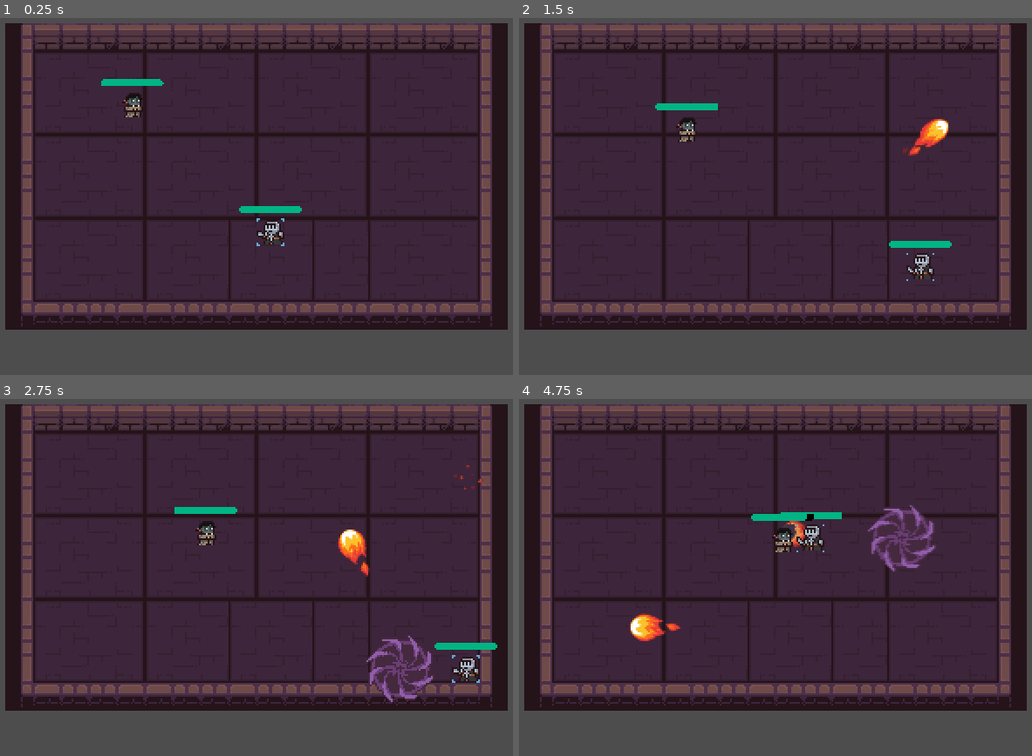
Above: before the commit, frames 1-4 (two rows, left to right).
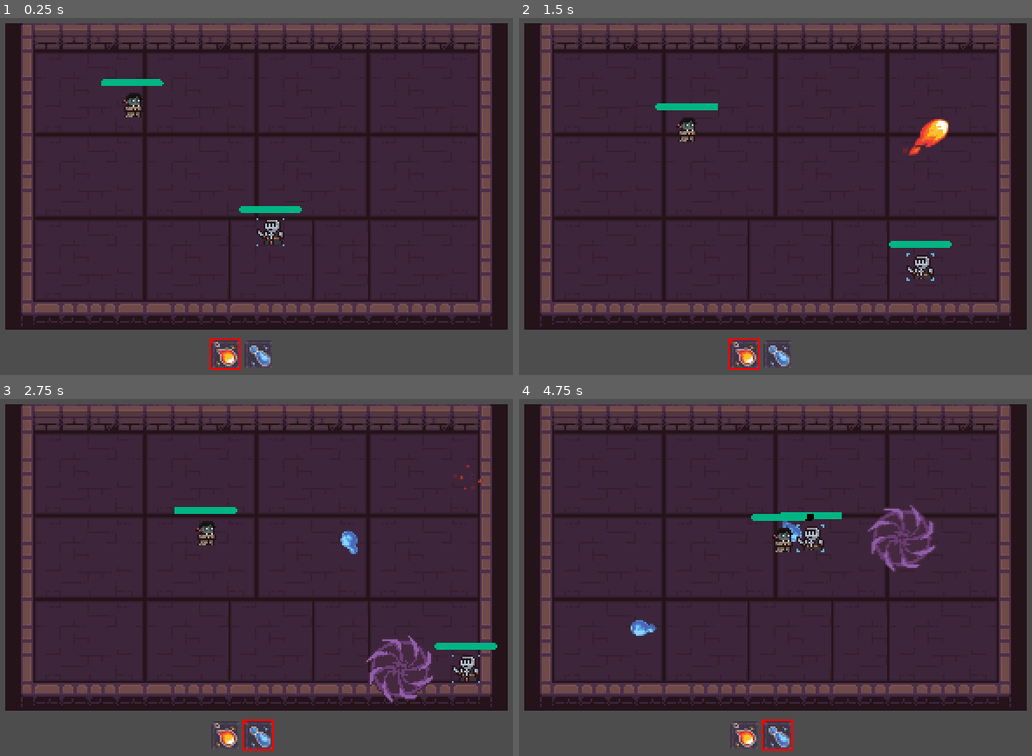
Above: after the commit, the same moments.

Repository: always-hehe-devs/top-down-game
Game: Godot game, scene res://World.tscn
Same seed, same stepped clock (60 frames per second), same inputs: the game is played once before the commit and once after it.
Inputs (mouse positions are in pixels of both pictures, inside the frame that each line leads up to):
- Up to frame 1 (0.25 s): no input
- Up to frame 2 (1.5 s): tap Enter at 0.5 s; move the mouse to (903, 153) at 0.52 s; press the mouse at (903, 153) at 0.53 s; hold Right (ui_right) 0.53-1.28 s; tap Q (attack_1, bound only after the commit) at 0.8, 1.35 s; move the mouse to (667, 192) at 1.27 s; release the mouse at (667, 192) at 1.28 s; hold Down (ui_down) from 1.28 s (still down)
- Up to frame 3 (2.75 s): tap E (attack_2, bound only after the commit) at 1.55, 2.1 s; move the mouse to (318, 463) at 2.02 s; release Down (ui_down) at 2.03 s; press the mouse at (318, 463) at 2.03 s; hold Right (ui_right) from 2.03 s (still down)
- Up to frame 4 (4.75 s): move the mouse to (754, 638) at 2.77 s; release Right (ui_right) at 2.78 s; release the mouse at (754, 638) at 2.78 s; hold Up (ui_up) 2.78-3.53 s; click (754, 638) at 2.85 s; tap Q (attack_1, bound only after the commit) at 3.05, 3.6 s; move the mouse to (949, 616) at 3.52 s; hold Left (ui_left) from 3.53 s (still down); tap E (attack_2, bound only after the commit) at 3.8, 4.35 s; move the mouse to (611, 491) at 4.27 s; click (611, 491) at 4.55 s

The runs differ from the first frame. In frame 1, 0.6% of the frame differs, in the area x 40-56%, y 56-99%; in frame 2, 0.6%; in frame 3, 1.0%; in frame 4, 1.2%, in the area x 21-60%, y 34-99%.

Commit message:
Added hub and second attack type

Diff:
--- /dev/null
+++ b/Hud.gd
@@ -0,0 +1,22 @@
+extends CanvasLayer
+
+@onready var active_rect = $ActiveRect
+
+var current_attack = "attack_1"
+
+@onready var fireball: Sprite2D = $Fireball
+@onready var waterball: Sprite2D = $Waterball
+
+signal changed_attack(attack)
+
+func _unhandled_key_input(event):
+	if event.is_action(current_attack):
+		return
+
+	if event.is_action("attack_1"):
+		active_rect.set_position(fireball.position + Vector2(-fireball.texture.get_width()/2-2, -fireball.texture.get_height()/2 -2))
+		current_attack = "attack_1"
+	elif event.is_action("attack_2"):
+		active_rect.set_position(waterball.position + Vector2(-waterball.texture.get_width()/2 -2, -waterball.texture.get_height()/2 -2))
+		current_attack = "attack_2"
+	changed_attack.emit(current_attack)
--- a/Player.gd
+++ b/Player.gd
@@ -5,6 +5,9 @@
 @onready var animation = $AnimatedSprite2D
 
 const FireballScene: PackedScene = preload("res://Fireball.tscn")
+const WaterballScene: PackedScene = preload("res://Waterball.tscn")
+
+var current_attack = "attack_1"
 
 func _ready():
 	animation.play("Idle")
@@ -24,7 +27,11 @@
 
 func _unhandled_input(event):
 	if event.is_action_pressed("left_click"):
-		shoot(FireballScene)
+		match current_attack:
+			"attack_1":
+				shoot(FireballScene)
+			"attack_2":
+				shoot(WaterballScene)
 
 func shoot(projectile: PackedScene) -> void:
 	var bullet = projectile.instantiate()
@@ -35,3 +42,6 @@
 func take_damage(damage):
 	health -= damage
 	%ProgressBar.value = health
+
+func _on_hud_changed_attack(attack):
+	current_attack = attack
--- a/Player.tscn
+++ b/Player.tscn
@@ -61,7 +61,7 @@
 texture_filter = 1
 sprite_frames = SubResource("SpriteFrames_32wwg")
 animation = &"Idle"
-frame_progress = 0.114606
+frame_progress = 0.769529
 
 [node name="ProgressBar" type="ProgressBar" parent="."]
 unique_name_in_owner = true
--- /dev/null
+++ b/WaterBall.gd
@@ -0,0 +1,26 @@
+extends Projectile
+
+@onready var impact_detector := $ImpactDetector
+
+func _physics_process(delta):
+	proj_physics_process(delta)
+	if destroy and not sprite.is_playing():
+		queue_free()
+
+func proj_physics_process(delta):
+	position += direction * speed * delta
+
+func on_hit():
+	speed = 0
+	destroy = true
+	on_destroy()
+
+func init_animation():
+	sprite.play("Move")
+
+func on_destroy():
+	sprite.play("Explode")
+
+func _on_impact_detector_body_entered(body):
+	if body.name == 'TileMap':
+		on_hit()
--- /dev/null
+++ b/Waterball.tscn
@@ -0,0 +1,90 @@
+[gd_scene load_steps=16 format=3 uid="uid://cv68yckxqclhu"]
+
+[ext_resource type="Script" path="res://WaterBall.gd" id="1_cg622"]
+[ext_resource type="Texture2D" uid="uid://bs3018q50u4bd" path="res://assets/effects/waterball/006.png" id="2_5co74"]
+[ext_resource type="Texture2D" uid="uid://chs01fjlossjw" path="res://assets/effects/waterball/007.png" id="3_58vyp"]
+[ext_resource type="Texture2D" uid="uid://budfy41wdd7eh" path="res://assets/effects/waterball/008.png" id="4_86b6h"]
+[ext_resource type="Texture2D" uid="uid://c2tmsvjj0lgvl" path="res://assets/effects/waterball/009.png" id="5_rd0yj"]
+[ext_resource type="Texture2D" uid="uid://23opdp1j62yv" path="res://assets/effects/waterball/010.png" id="6_2qqho"]
+[ext_resource type="Texture2D" uid="uid://w78lgecvy3rs" path="res://assets/effects/waterball/001.png" id="7_jyqxq"]
+[ext_resource type="Texture2D" uid="uid://i0h8lpugc0ht" path="res://assets/effects/waterball/002.png" id="8_lfvav"]
+[ext_resource type="Texture2D" uid="uid://b76fbo5s6gplq" path="res://assets/effects/waterball/003.png" id="9_h2k33"]
+[ext_resource type="Texture2D" uid="uid://dtlux2k45ni8b" path="res://assets/effects/waterball/004.png" id="10_ng6xg"]
+[ext_resource type="Texture2D" uid="uid://c3dwweeb8l6bu" path="res://assets/effects/waterball/005.png" id="11_yxlk1"]
+[ext_resource type="Script" path="res://HitBox.gd" id="12_drrq3"]
+
+[sub_resource type="SpriteFrames" id="SpriteFrames_yvkub"]
+animations = [{
+"frames": [{
+"duration": 1.0,
+"texture": ExtResource("2_5co74")
+}, {
+"duration": 1.0,
+"texture": ExtResource("3_58vyp")
+}, {
+"duration": 1.0,
+"texture": ExtResource("4_86b6h")
+}, {
+"duration": 1.0,
+"texture": ExtResource("5_rd0yj")
+}, {
+"duration": 1.0,
+"texture": ExtResource("6_2qqho")
+}],
+"loop": false,
+"name": &"Explode",
+"speed": 5.0
+}, {
+"frames": [{
+"duration": 1.0,
+"texture": ExtResource("7_jyqxq")
+}, {
+"duration": 1.0,
+"texture": ExtResource("8_lfvav")
+}, {
+"duration": 1.0,
+"texture": ExtResource("9_h2k33")
+}, {
+"duration": 1.0,
+"texture": ExtResource("10_ng6xg")
+}, {
+"duration": 1.0,
+"texture": ExtResource("11_yxlk1")
+}],
+"loop": true,
+"name": &"Move",
+"speed": 8.0
+}]
+
+[sub_resource type="CircleShape2D" id="CircleShape2D_u828v"]
+radius = 14.0
+
+[sub_resource type="CircleShape2D" id="CircleShape2D_vk1ui"]
+radius = 15.0
+
+[node name="Waterball" type="Node2D"]
+scale = Vector2(0.5, 0.5)
+script = ExtResource("1_cg622")
+
+[node name="AnimatedSprite2D" type="AnimatedSprite2D" parent="."]
+sprite_frames = SubResource("SpriteFrames_yvkub")
+animation = &"Explode"
+frame = 4
+frame_progress = 1.0
+
+[node name="HitBox" type="Area2D" parent="."]
+collision_layer = 2
+collision_mask = 2
+script = ExtResource("12_drrq3")
+
+[node name="CollisionShape2D" type="CollisionShape2D" parent="HitBox"]
+position = Vector2(16, 1)
+shape = SubResource("CircleShape2D_u828v")
+
+[node name="ImpactDetector" type="Area2D" parent="."]
+
+[node name="CollisionShape2D" type="CollisionShape2D" parent="ImpactDetector"]
+position = Vector2(16, 1)
+shape = SubResource("CircleShape2D_vk1ui")
+
+[connection signal="body_entered" from="ImpactDetector" to="." method="_on_impact_detector_body_entered"]
--- a/World.tscn
+++ b/World.tscn
@@ -1,8 +1,9 @@
-[gd_scene load_steps=6 format=3 uid="uid://ciriowljkojjw"]
+[gd_scene load_steps=7 format=3 uid="uid://ciriowljkojjw"]
 
 [ext_resource type="Texture2D" uid="uid://dshq3ahsb25s1" path="res://assets/Dungeon_Tileset.png" id="1_6r7do"]
 [ext_resource type="PackedScene" uid="uid://cjy2w47ir50to" path="res://Player.tscn" id="2_xeefm"]
 [ext_resource type="PackedScene" uid="uid://dgwy0vfbmao7a" path="res://VampireMob.tscn" id="3_ev4mk"]
+[ext_resource type="PackedScene" uid="uid://18c32k00y3tv" path="res://hud.tscn" id="4_lh2pk"]
 
 [sub_resource type="TileSetAtlasSource" id="TileSetAtlasSource_aqnhq"]
 texture = ExtResource("1_6r7do")
@@ -348,3 +349,7 @@
 
 [node name="VampireMob" parent="." instance=ExtResource("3_ev4mk")]
 position = Vector2(82, 78)
+
+[node name="HUD" parent="." instance=ExtResource("4_lh2pk")]
+
+[connection signal="changed_attack" from="HUD" to="Player" method="_on_hud_changed_attack"]
--- /dev/null
+++ b/hud.tscn
@@ -0,0 +1,27 @@
+[gd_scene load_steps=4 format=3 uid="uid://18c32k00y3tv"]
+
+[ext_resource type="Script" path="res://Hud.gd" id="1_2a0or"]
+[ext_resource type="Texture2D" uid="uid://efeq56o6fshl" path="res://assets/tile002.png" id="1_swh3h"]
+[ext_resource type="Texture2D" uid="uid://bvfl7etppcsab" path="res://assets/tile000.png" id="2_kuvt4"]
+
+[node name="HUD" type="CanvasLayer"]
+scale = Vector2(0.5, 0.5)
+transform = Transform2D(0.5, 0, 0, 0.5, 0, 0)
+script = ExtResource("1_2a0or")
+
+[node name="ActiveRect" type="ColorRect" parent="."]
+offset_left = 260.0
+offset_top = 430.0
+offset_right = 296.0
+offset_bottom = 466.0
+size_flags_horizontal = 4
+size_flags_vertical = 4
+color = Color(1, 0, 0, 1)
+
+[node name="Waterball" type="Sprite2D" parent="."]
+position = Vector2(317, 449)
+texture = ExtResource("1_swh3h")
+
+[node name="Fireball" type="Sprite2D" parent="."]
+position = Vector2(279, 449)
+texture = ExtResource("2_kuvt4")
--- a/project.godot
+++ b/project.godot
@@ -62,6 +62,16 @@
 "events": [Object(InputEventMouseButton,"resource_local_to_scene":false,"resource_name":"","device":-1,"window_id":0,"a …(258 unchanged characters)…
 ]
 }
+attack_1={
+"deadzone": 0.5,
+"events": [Object(InputEventKey,"resource_local_to_scene":false,"resource_name":"","device":-1,"window_id":0,"alt_pressed":false,"shift_pressed":false,"ctrl_pressed":false,"meta_pressed":false,"pressed":false,"keycode":0,"physical_keycode":81,"key_label":0,"unicode":113,"echo":false,"script":null)
+]
+}
+attack_2={
+"deadzone": 0.5,
+"events": [Object(InputEventKey,"resource_local_to_scene":false,"resource_name":"","device":-1,"window_id":0,"alt_pressed":false,"shift_pressed":false,"ctrl_pressed":false,"meta_pressed":false,"pressed":false,"keycode":0,"physical_keycode":69,"key_label":0,"unicode":101,"echo":false,"script":null)
+]
+}
 
 [layer_names]
 
Binary file added: assets/effects/waterball/001.png
Not shown, added: assets/effects/waterball/001.png.import
Binary file added: assets/effects/waterball/002.png
Not shown, added: assets/effects/waterball/002.png.import
Binary file added: assets/effects/waterball/003.png
Not shown, added: assets/effects/waterball/003.png.import
Binary file added: assets/effects/waterball/004.png
Not shown, added: assets/effects/waterball/004.png.import
Binary file added: assets/effects/waterball/005.png
Not shown, added: assets/effects/waterball/005.png.import
Binary file added: assets/effects/waterball/006.png
Not shown, added: assets/effects/waterball/006.png.import
(and 12 more such lines)
